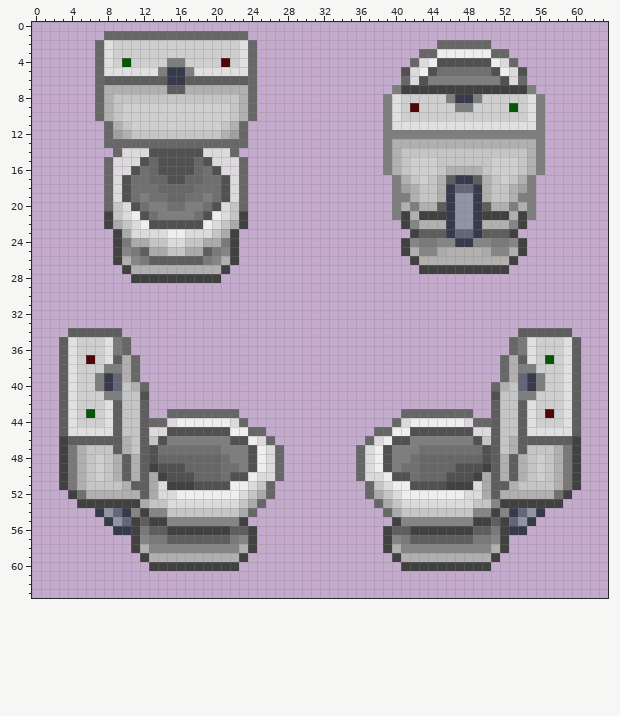
A pixel-art sprite gets an edit: Resources/Textures/Structures/Furniture/toilet.rsi/condisposal.png. Above is the file before it was changed.
The file is 64x64 pixels. Colours within 5 levels of each other are drawn and written as one.
The result:
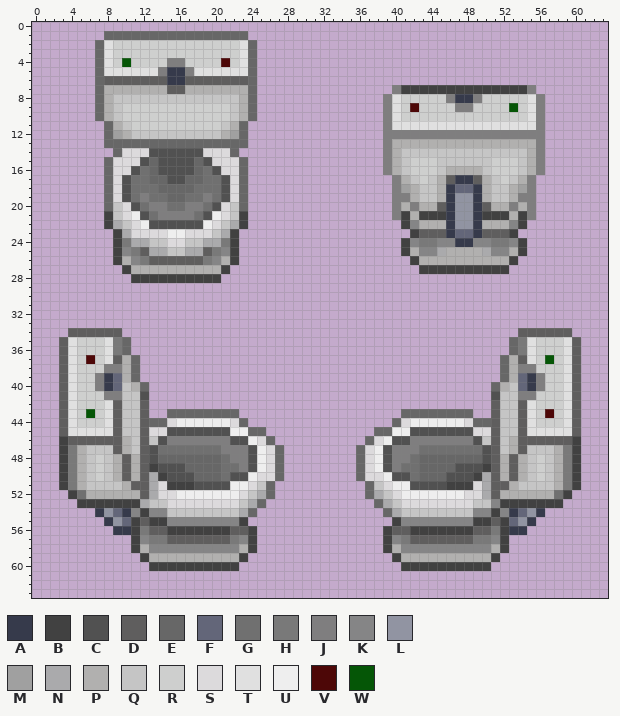
Palette (. is transparent): A #363a4b  B #414141  C #515151  D #5f5e5e  E #676767  F #636679  G #707070  H #797979  J #7f7e7f  K #858586  L #9194a2  M #a0a0a0  N #aaaaac  P #b1b0af  Q #c5c5c5  R #cecfce  S #dcdadc  T #e0e0e0  U #eeeeee  V #4d0707  W #055606
From old to new:
@@ x 39..56 @@
  1 ..................
- 2 ......EEEEEE......
- 3 ....EEUUUUUUEE....
- 4 ...ESUCCCCCCUSE...
- 5 ..CSUCGGGGGGCUSC..
- 6 ..ESCJJJJJJJJCSE..
+ 2 ..................
+ 3 ..................
+ 4 ..................
+ 5 ..................
+ 6 ..................
  7 .JBBBBBBBBBBBBBBJ.
